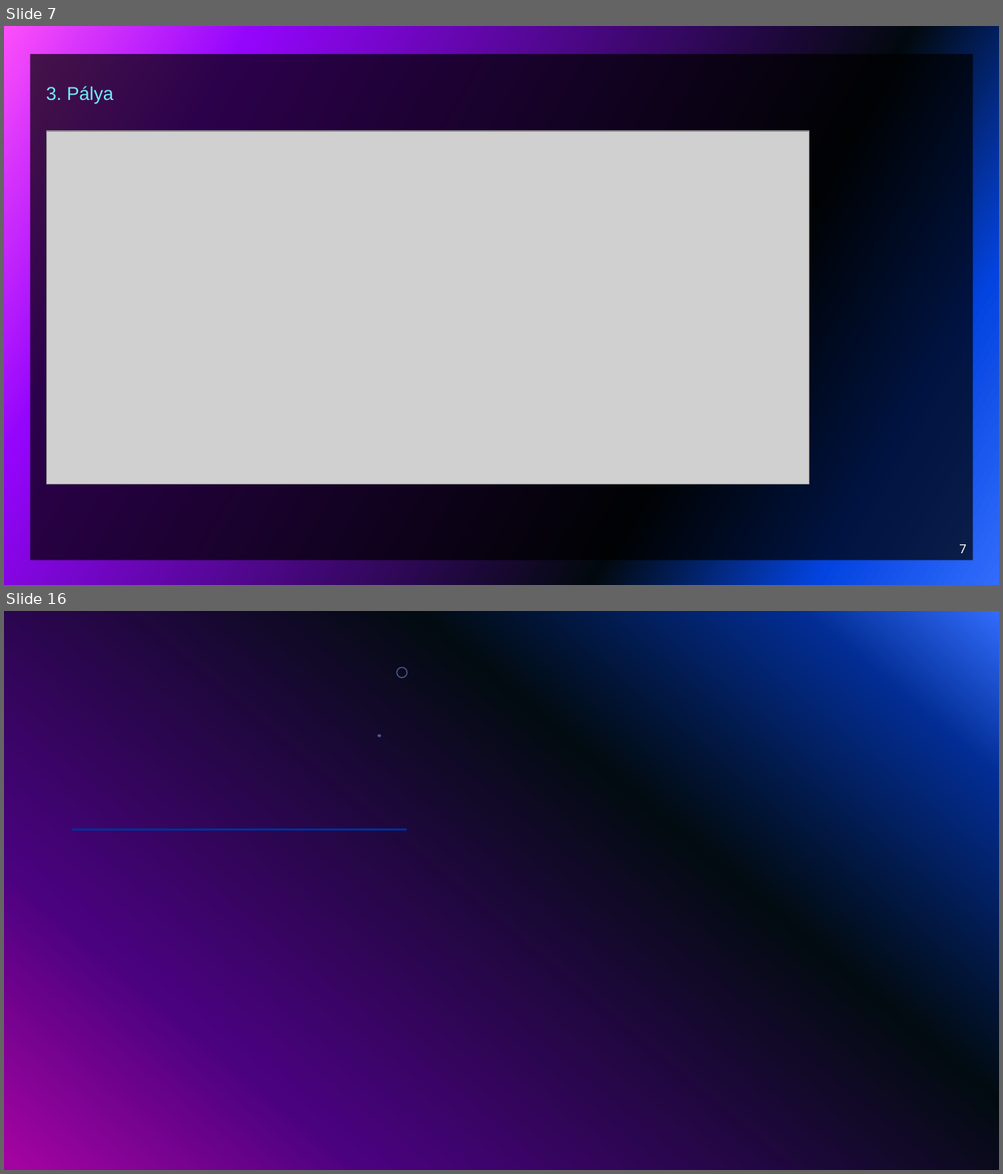
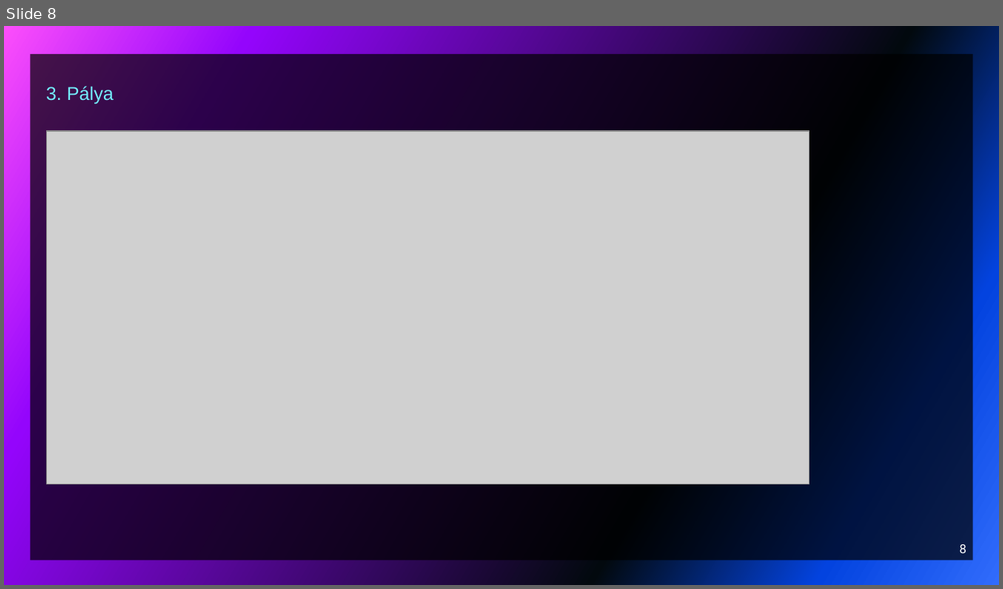
Before and after one commit to vargab3/Jumpermain, a slide deck: JUMPER.pptx. Shown one above the other, each under a label of ours: slides 7 and 16 before the commit, slide 8 after it; the slides between them are not shown. The pictures are 1003x1174 and 1003x589 pixels, drawn with LibreOffice and Linux fonts; fonts in the diff are those of the drawing; grey boxes stand for pictures; background and template pictures are left out. Boxes give left, top, right and bottom in pixels: in the first picture for what was removed or moved away, otherwise in the second. Text is boxed around its words. In the diff, an @@ line names an element or a change of style, - is before the commit and + after.

```diff
--- a/JUMPER.pptx
+++ b/JUMPER.pptx
@@ slide 16 removed at (4,611,999,1170), background gradient #316CFC to #022D94 to #020B11 to #4A027F to #A203A1 @@
@@ ellipse removed at (396,668,407,678) @@
@@ freeform shape removed at (377,734,381,737) @@
@@ line removed from (72, 829) to (407, 829) @@
@@ what was slide 7 is now slide 8 @@
@@ page number at (959,545,966,554): text changed @@
-7
+8
```
Also in this commit, not shown: 1 slide changed, 5 slides added, 7 other slides removed.
